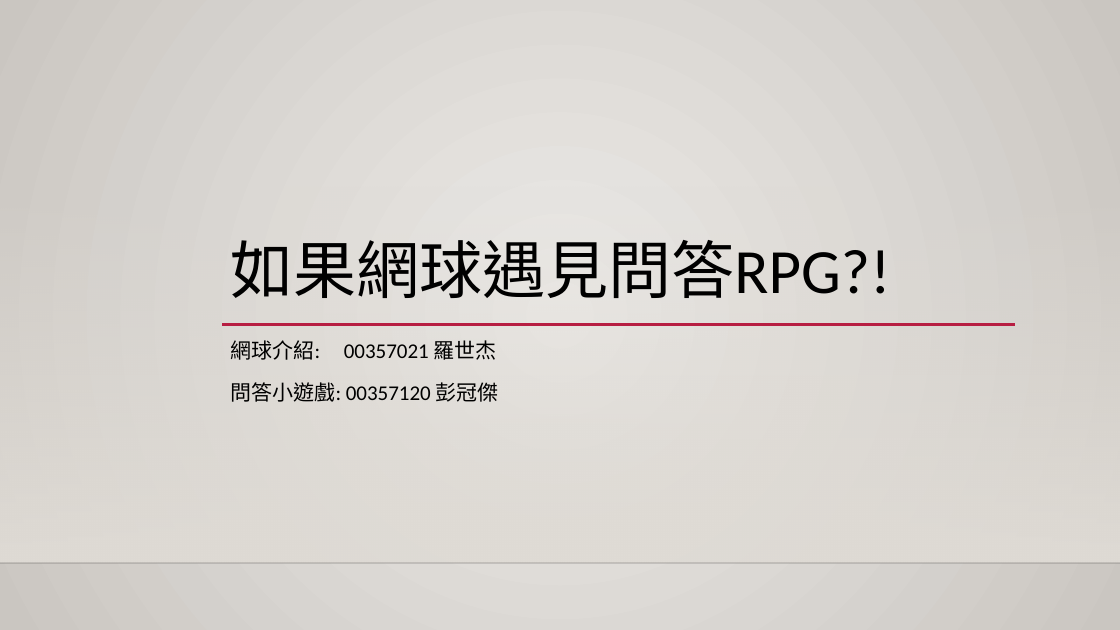
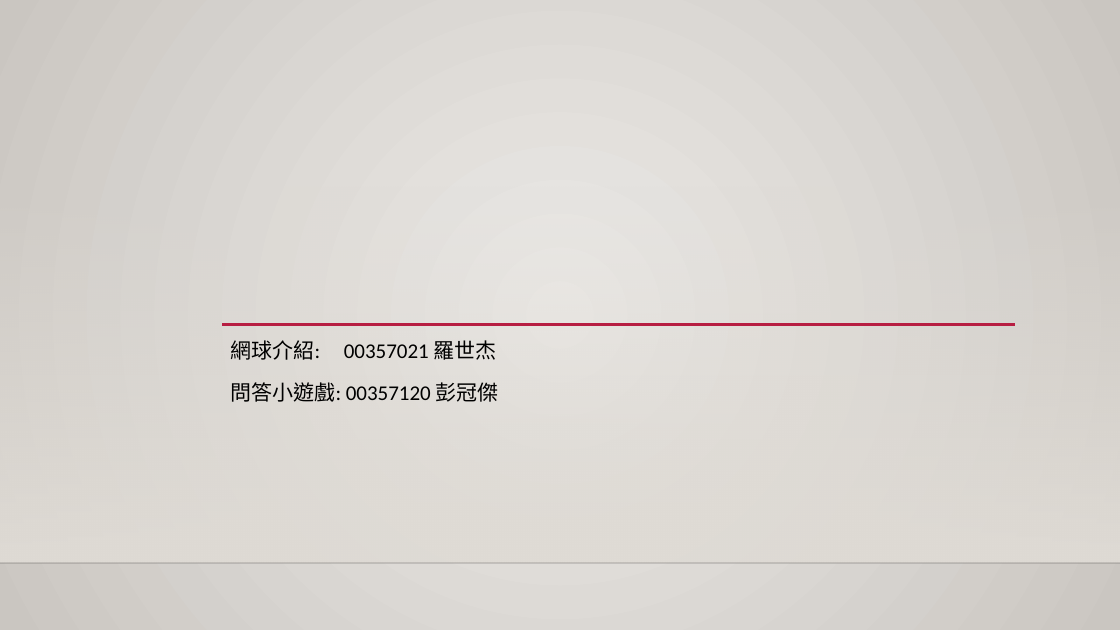
Before and after one commit to iamjoey123/Tennis_Question_Rpg, a slide deck: slide 1 of ppt.pptx. Drawn at 1120x630 pixels with LibreOffice and Linux fonts; fonts in the diff are those of the drawing; background and template pictures are left out. Boxes give left, top, right and bottom in pixels: in the first picture for what was removed or moved away, otherwise in the second. Text is boxed around its words. In the diff, an @@ line names an element or a change of style, - is before the commit and + after.

```diff
--- a/ppt.pptx
+++ b/ppt.pptx
@@ title removed at [231,240,891,298] @@
-如果網球遇見問答RPG?!
```
Also in this commit, not shown: 1 other file.
